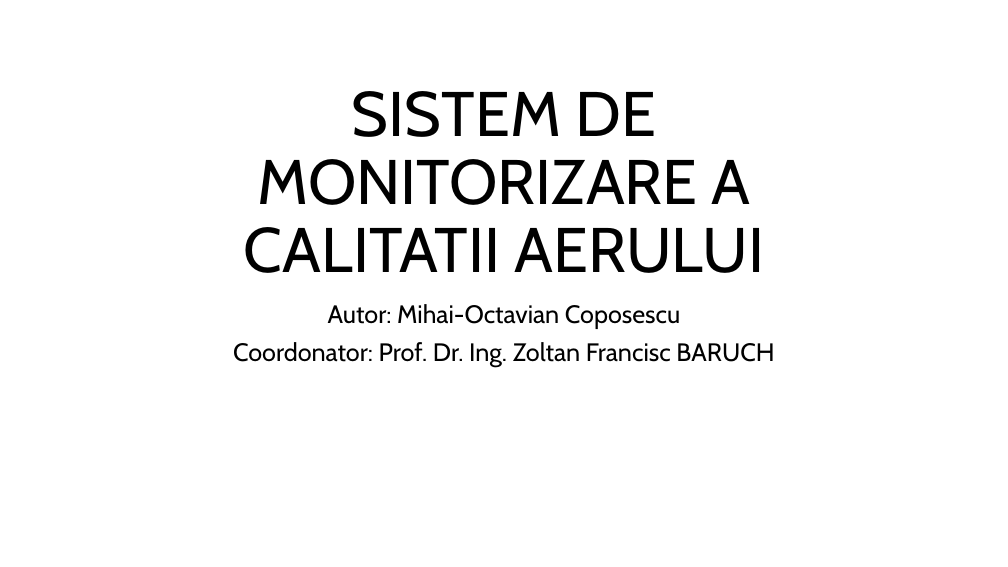
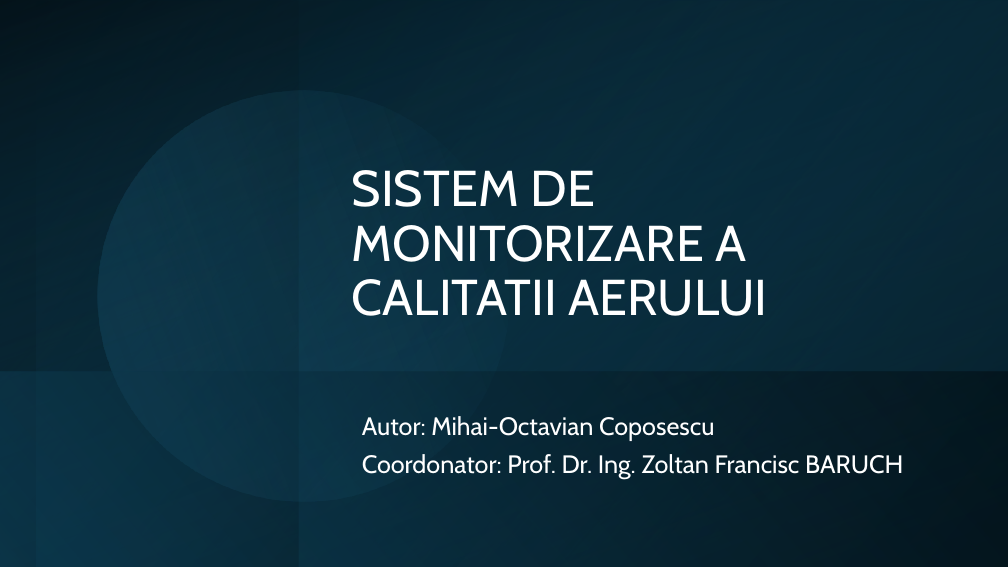
Before and after one commit to Coposescu/IoTDocumentation, a slide deck: slide 1 of Coposescu_Mihai_Octavian_prezentare.pptx. Drawn at 1008x567 pixels with LibreOffice and Linux fonts; fonts in the diff are those of the drawing. Boxes give left, top, right and bottom in pixels: in the first picture for what was removed or moved away, otherwise in the second. Text is boxed around its words. In the diff, an @@ line names an element or a change of style, - is before the commit and + after.

```diff
--- a/Coposescu_Mihai_Octavian_prezentare.pptx
+++ b/Coposescu_Mihai_Octavian_prezentare.pptx
@@ rectangle added at bbox=[0, 0, 1008, 567], fill gradient #000000 to #104862 @@
@@ rectangle added at bbox=[0, 0, 298, 567], fill gradient #104862 to #000000 @@
@@ rectangle added at bbox=[0, 0, 1008, 567], fill gradient #104862 to #000000 @@
@@ rectangle added at bbox=[36, 0, 1008, 567], fill gradient #0B3041 to #156082 @@
@@ rectangle added at bbox=[299, 1, 1008, 567], fill gradient #104862 to #000000 @@
@@ ellipse added at bbox=[65, 59, 542, 534], fill gradient #156082 to #46B1E1 @@
@@ title "SISTEM DE MONITORIZARE A CALITATII ...": place and size @@
-title "SISTEM DE MONITORIZARE A CALITATII ..." at bbox=[244, 91, 764, 273]
+title "SISTEM DE MONITORIZARE A CALITATII ..." at bbox=[352, 170, 767, 316]
@@ title "SISTEM DE MONITORIZARE A CALITATII ..." at bbox=[352, 170, 767, 316]: size 60 to 48 pt, text colour #000000 to #FFFFFF; alignment centre to left @@
@@ rectangle added at bbox=[0, 371, 1008, 567], fill gradient #104862 to #000000 @@
@@ subtitle "Autor: Mihai-Octavian Coposescu": place and size @@
-subtitle "Autor: Mihai-Octavian Coposescu" at bbox=[233, 304, 774, 367]
+subtitle "Autor: Mihai-Octavian Coposescu" at bbox=[362, 416, 903, 479]
@@ subtitle "Autor: Mihai-Octavian Coposescu" at bbox=[362, 416, 903, 479]: text colour #000000 to #FFFFFF; alignment centre to left @@
```
Also in this commit, not shown: 14 other slides changed, 7 slides added, 2 slides removed.
